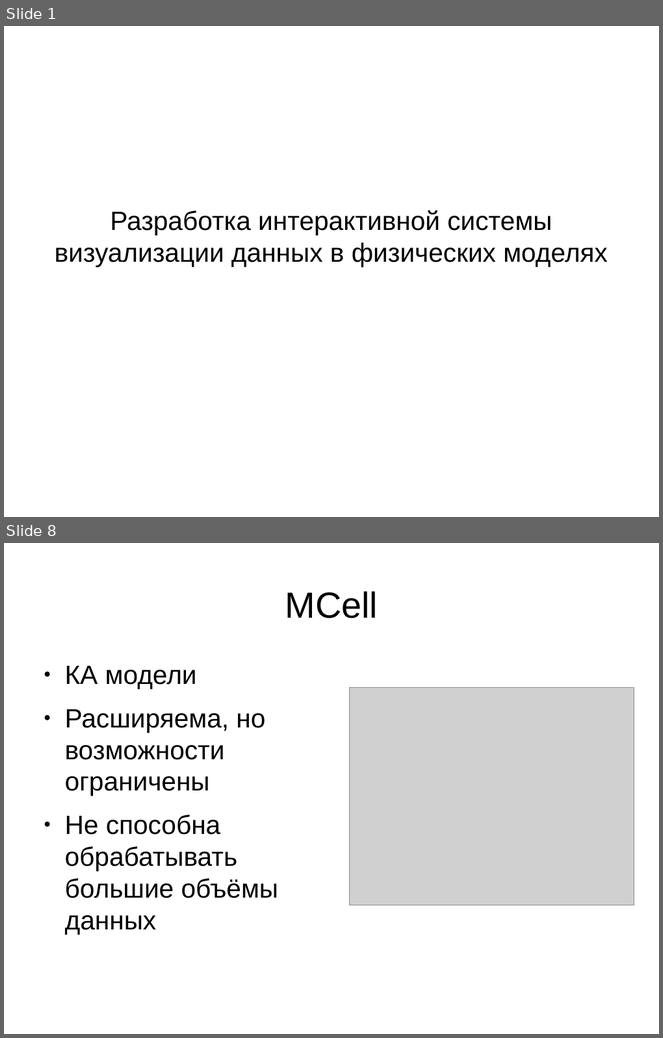
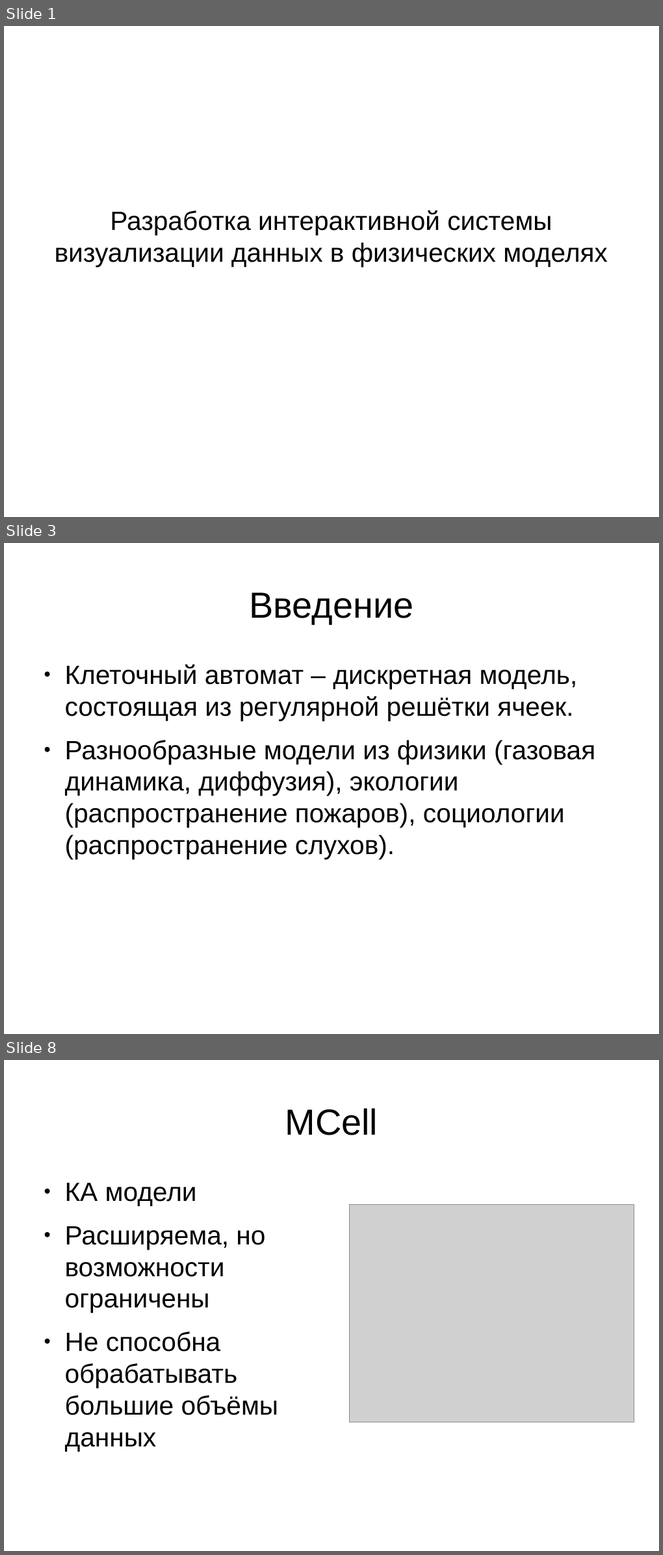
Before and after one commit to zaic/cavis, a slide deck: doc/issc.odp. Shown one above the other, each under a label of ours: slides 1 and 8 before the commit, slides 1, 3 and 8 after it; the slides between them are not shown. The pictures are 663x1038 and 663x1555 pixels, drawn with LibreOffice and Linux fonts; fonts in the diff are those of the drawing; grey boxes stand for pictures. Boxes give left, top, right and bottom in pixels: in the first picture for what was removed or moved away, otherwise in the second. Text is boxed around its words. In the diff, an @@ line names an element or a change of style, - is before the commit and + after.

```diff
--- a/doc/issc.odp
+++ b/doc/issc.odp
@@ slide 3 added at (x1=4, y1=543, x2=659, y2=1034), background #FFFFFF @@
@@ title added at (x1=249, y1=592, x2=414, y2=624), 44 pt, text #000000 @@
+Введение
@@ text added at (x1=65, y1=664, x2=596, y2=860), 32 pt, text #000000 @@
+● Клеточный автомат – дискретная модель, состоящая из регулярной решётки ячеек.
+● Разнообразные модели из физики (газовая динамика, диффузия), экологии (распространение пожаров), социологии (распространение слухов).
```
Also in this commit, not shown: 4 slides changed, 4 other slides added, 3 slides removed, 4 other files.
